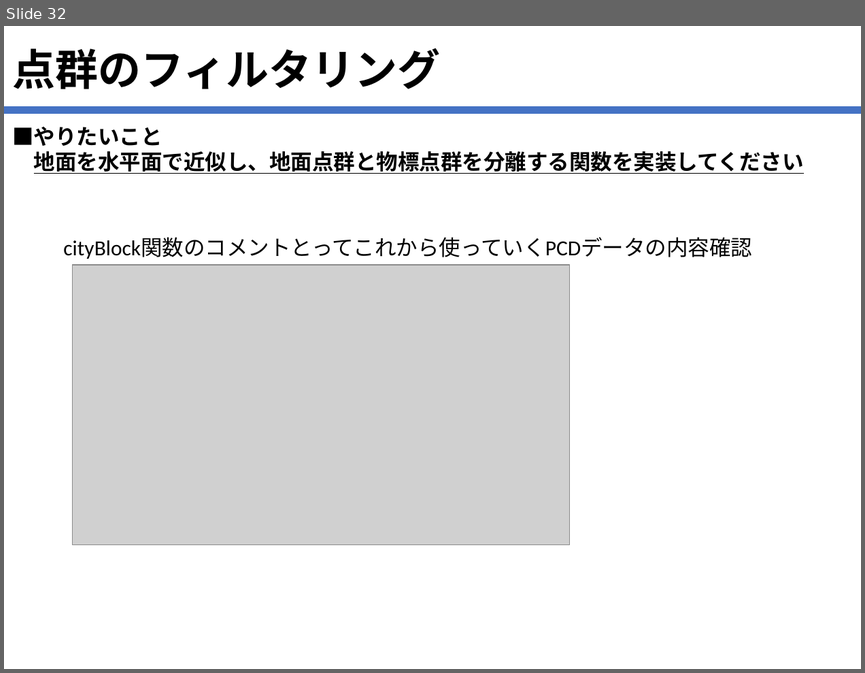
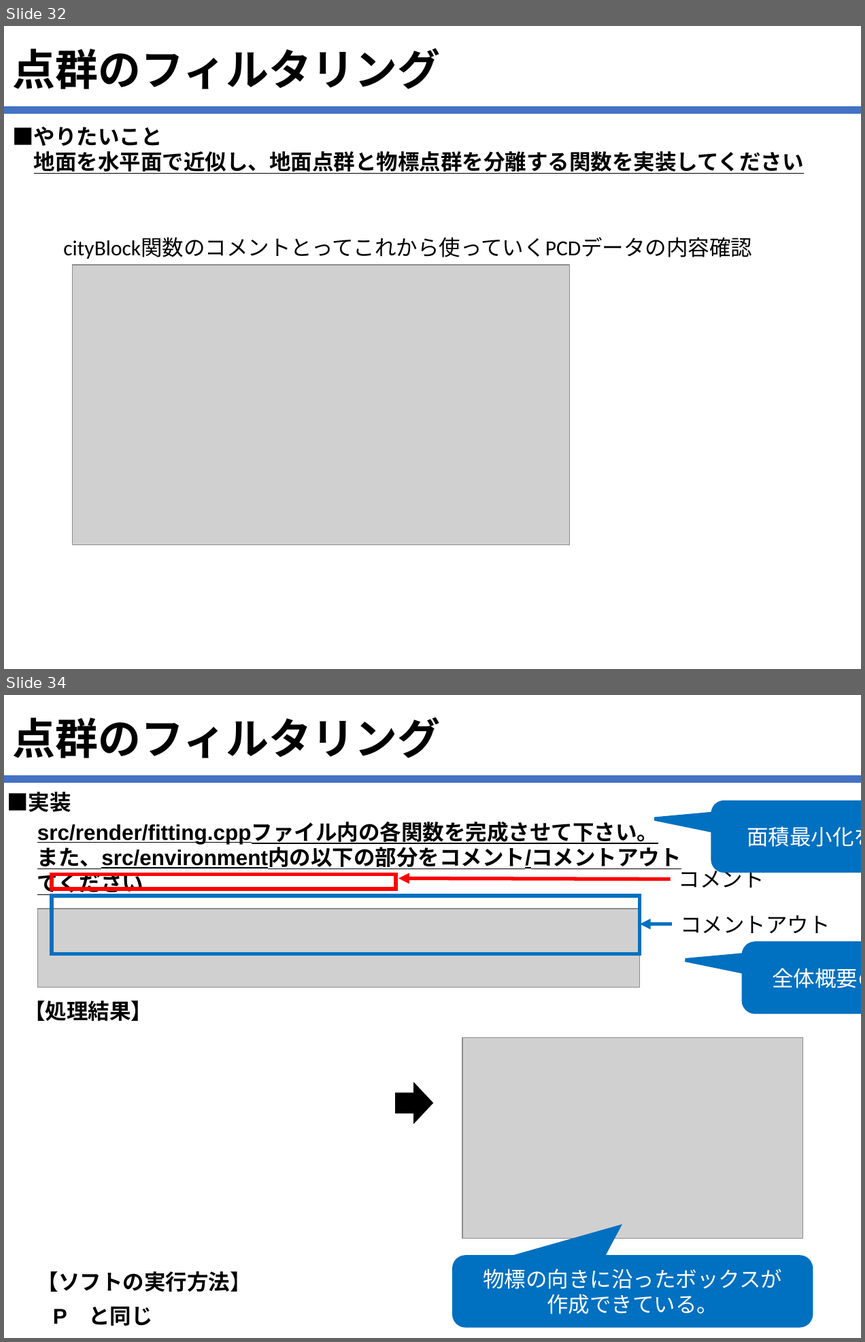
Before and after one commit to kenta1105/work, a slide deck: internship/カリキュラムpptx.pptx. Shown one above the other, each under a label of ours: slide 32 before the commit, slides 32 and 34 after it; the slides between them are not shown. The pictures are 865x673 and 865x1342 pixels, drawn with LibreOffice and Linux fonts; fonts in the diff are those of the drawing; grey boxes stand for pictures. Boxes give left, top, right and bottom in pixels: in the first picture for what was removed or moved away, otherwise in the second. Text is boxed around its words. In the diff, an @@ line names an element or a change of style, - is before the commit and + after.

Commit message:
ppt

```diff
--- a/internship/カリキュラムpptx.pptx
+++ b/internship/カリキュラムpptx.pptx
@@ slide 34 added at (x1=4, y1=695, x2=861, y2=1338), background #FFFFFF; not listed: 1 template element that a slide beside it also shows @@
@@ text added at (x1=12, y1=717, x2=440, y2=758), 36 pt, text #000000, bold @@
+点群のフィルタリング
@@ text added at (x1=7, y1=792, x2=71, y2=812), 18 pt, text #000000, bold @@
+■実装
@@ rounded speech box added at (x1=713, y1=802, x2=861, y2=870), fill #0070C0, outline #0070C0 3 pt, 18 pt, text #FFFFFF @@
+面積最小化をPで実装って書く
@@ text added at (x1=37, y1=823, x2=681, y2=897), 18 pt, text #000000, bold, underline @@
+src/render/fitting.cppファイル内の各関数を完成させて下さい。
+また、src/environment内の以下の部分をコメント/コメントアウト
+てください
@@ rectangle added at (x1=52, y1=874, x2=396, y2=889), outline #FF0000 3 pt @@
@@ text added at (x1=679, y1=865, x2=764, y2=887), 18 pt, text #000000 @@
+コメント
@@ rectangle added at (x1=52, y1=896, x2=640, y2=954), outline #0070C0 3 pt @@
@@ arrow added from (670, 879) to (398, 879), #FF0000 3 pt @@
@@ picture added at (x1=37, y1=909, x2=640, y2=987) @@
@@ text added at (x1=680, y1=915, x2=830, y2=933), 18 pt, text #000000 @@
+コメントアウト
@@ arrow added from (672, 923) to (640, 923), #0070C0 3 pt @@
@@ rounded speech box added at (x1=743, y1=943, x2=861, y2=1012), fill #0070C0, outline #0070C0 3 pt, 18 pt, text #FFFFFF @@
+全体概要のスライドも変更する
@@ text added at (x1=24, y1=1000, x2=152, y2=1021), 18 pt, text #000000, bold @@
+【処理結果】
@@ picture added at (x1=462, y1=1038, x2=802, y2=1238) @@
@@ right arrow added at (x1=396, y1=1083, x2=432, y2=1123), fill #000000, outline #000000 1 pt @@
@@ rounded speech box added at (x1=454, y1=1256, x2=811, y2=1325), fill #0070C0, outline #0070C0 3 pt, 18 pt, text #FFFFFF @@
+物標の向きに沿ったボックスが
+作成できている。
@@ text added at (x1=37, y1=1271, x2=252, y2=1291), 18 pt, text #000000, bold @@
+【ソフトの実行方法】
@@ text added at (x1=53, y1=1306, x2=152, y2=1325), 18 pt, text #000000, bold @@
+P と同じ
```
Also in this commit, not shown: 4 other slides added.
